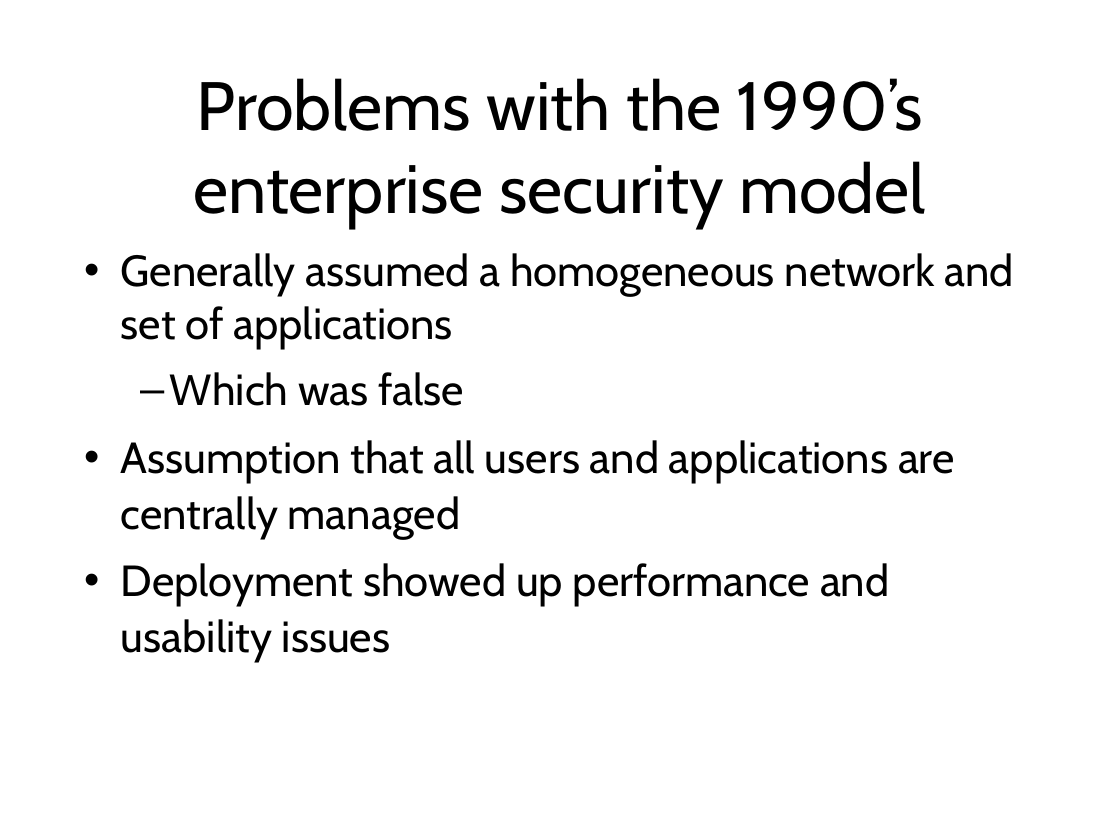
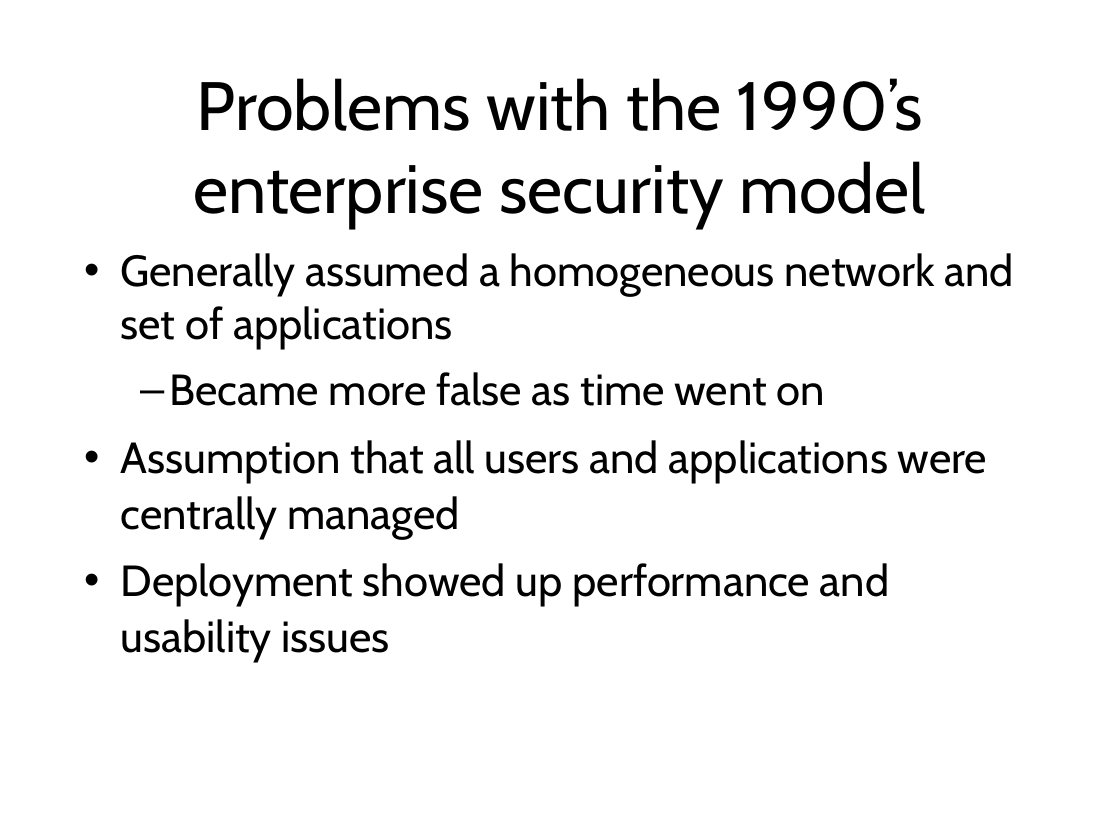
Before and after one commit to sftcd/cs7053, a slide deck: slide 21 of 2016lectures/02-concepts.ppt (slide 20 before the commit). Drawn at 1120x840 pixels with LibreOffice and Linux fonts; fonts in the diff are those of the drawing. Boxes give left, top, right and bottom in pixels: in the first picture for what was removed or moved away, otherwise in the second. Text is boxed around its words. In the diff, an @@ line names an element or a change of style, - is before the commit and + after.

```diff
--- a/2016lectures/02-concepts.ppt
+++ b/2016lectures/02-concepts.ppt
@@ text at bbox=[121, 372, 987, 539]: text changed @@
-  – Which was false
-• Assumption that all users and applications are centrally managed
+  – Became more false as time went on
+• Assumption that all users and applications were centrally managed
```
Also in this commit, not shown: 26 other slides changed, 2 slides added, 3 other files.
